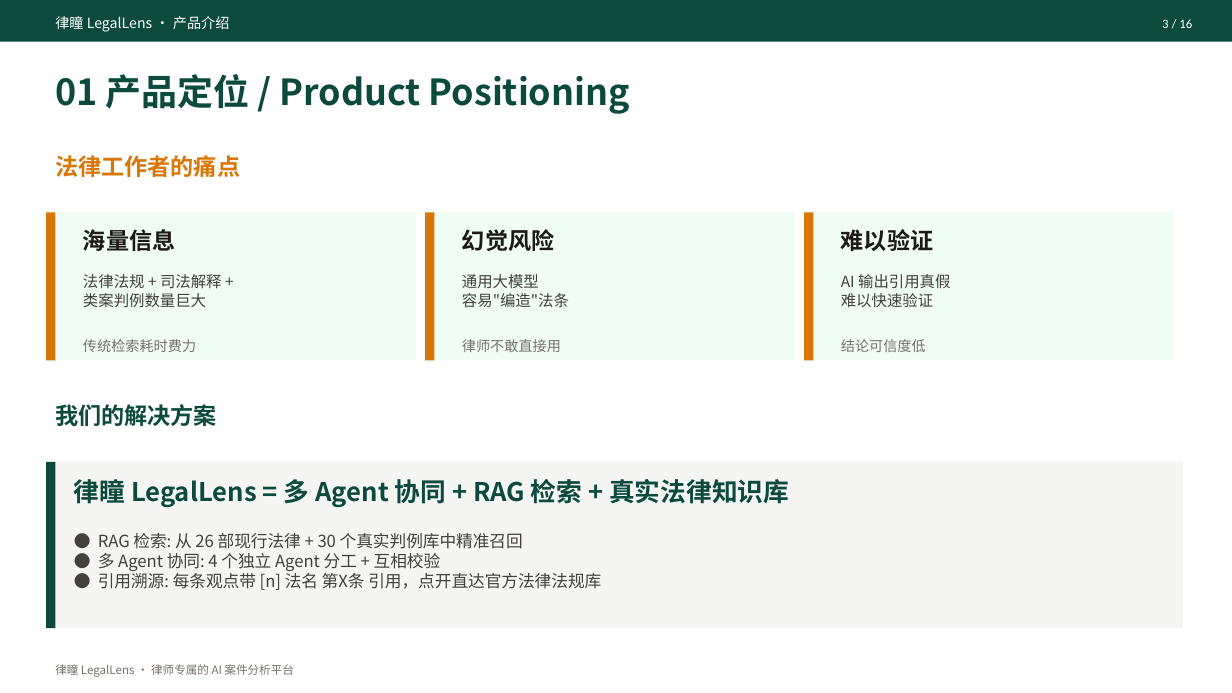
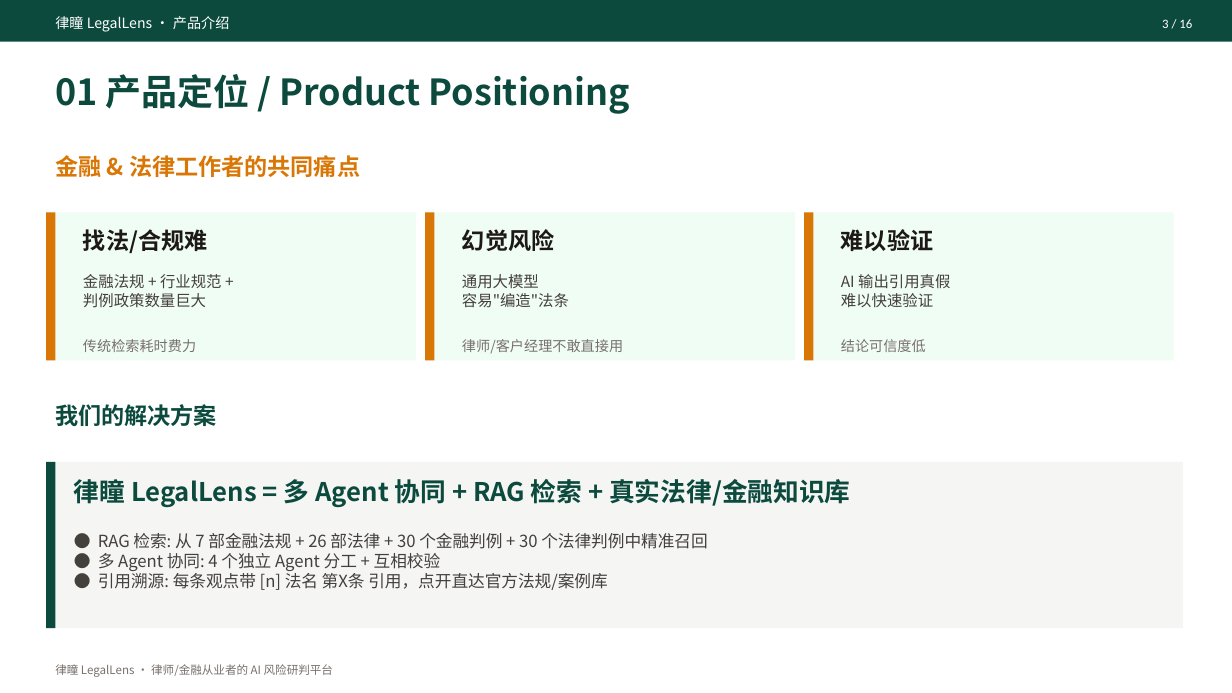
Before and after one commit to A-yiren/legal-lens, a slide deck: slide 3 of docs/律瞳-LegalLens-产品介绍.pptx. Drawn at 1232x693 pixels with LibreOffice and Linux fonts; fonts in the diff are those of the drawing. Boxes give left, top, right and bottom in pixels: in the first picture for what was removed or moved away, otherwise in the second. Text is boxed around its words. In the diff, an @@ line names an element or a change of style, - is before the commit and + after.

Commit message:
docs: 16 页 PPT 金融版 (GOAI AI+金融 赛道) + 简介改 485 汉字 + 改前端示例案情

```diff
--- a/docs/律瞳-LegalLens-产品介绍.pptx
+++ b/docs/律瞳-LegalLens-产品介绍.pptx
@@ text at [55, 155, 360, 177]: text changed @@
-法律工作者的痛点
+金融 & 法律工作者的共同痛点
@@ text at [83, 229, 207, 253]: text changed @@
-海量信息
+找法/合规难
@@ text at [83, 274, 222, 308]: text changed @@
-法律法规 + 司法解释 +
-类案判例数量巨大
+金融法规 + 行业规范 +
+判例政策数量巨大
@@ text at [462, 339, 623, 353]: text changed @@
-律师不敢直接用
+律师/客户经理不敢直接用
@@ text at [74, 475, 850, 508]: text changed @@
-律瞳 LegalLens = 多 Agent 协同 + RAG 检索 + 真实法律知识库
+律瞳 LegalLens = 多 Agent 协同 + RAG 检索 + 真实法律/金融知识库
@@ text at [98, 533, 707, 590]: text changed @@
-● RAG 检索: 从 26 部现行法律 + 30 个真实判例库中精准召回
-● 多 Agent 协同: 4 个独立 Agent 分工 + 互相校验
-● 引用溯源: 每条观点带 [n] 法名 第X条 引用，点开直达官方法律法规库
+● RAG 检索: 从 7 部金融法规 + 26 部法律 + 30 个金融判例 + 30 个法律判例中精准召回
+● 多 Agent 协同: 4 个独立 Agent 分工 + 互相校验
+● 引用溯源: 每条观点带 [n] 法名 第X条 引用，点开直达官方法规/案例库
@@ text at [55, 664, 333, 677]: text changed @@
-律瞳 LegalLens · 律师专属的 AI 案件分析平台
+律瞳 LegalLens · 律师/金融从业者的 AI 风险研判平台
```
Also in this commit, not shown: 15 other slides changed, 19 other files.
